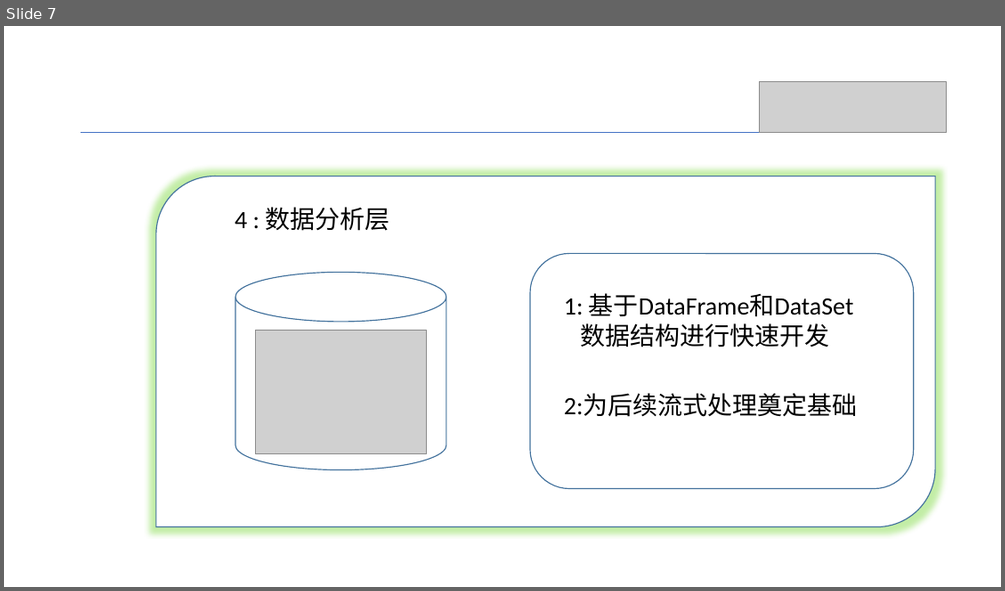
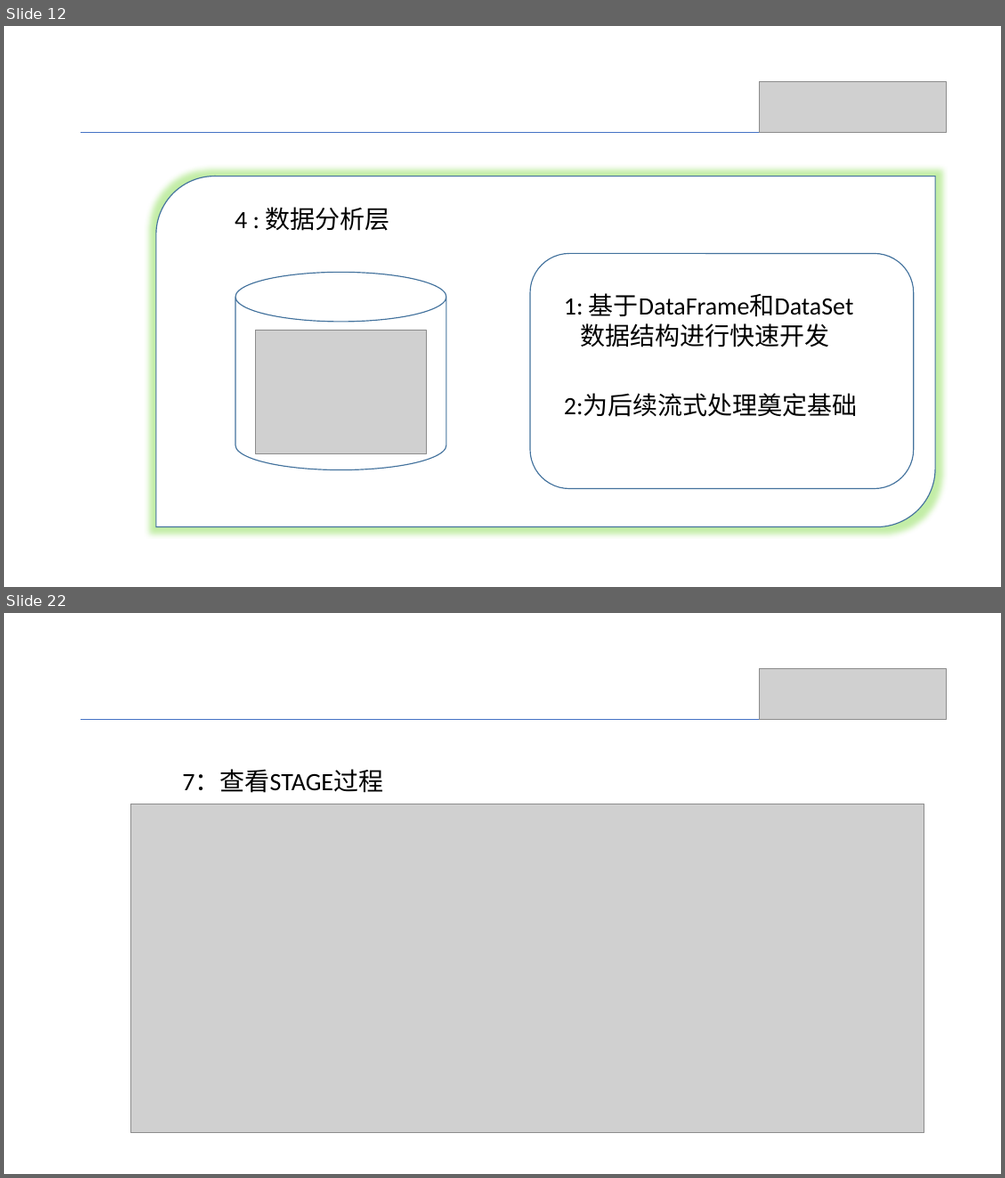
Before and after one commit to Shyekyo/event, a slide deck: src/resources/账务系统存储过程重构方案.pptx. Shown one above the other, each under a label of ours: slide 7 before the commit, slides 12 and 22 after it; the slides between them are not shown. The pictures are 1005x591 and 1005x1178 pixels, drawn with LibreOffice and Linux fonts; fonts in the diff are those of the drawing; grey boxes stand for pictures. Boxes give left, top, right and bottom in pixels: in the first picture for what was removed or moved away, otherwise in the second. Text is boxed around its words. In the diff, an @@ line names an element or a change of style, - is before the commit and + after.

```diff
--- a/src/resources/账务系统存储过程重构方案.pptx
+++ b/src/resources/账务系统存储过程重构方案.pptx
@@ slide 22 added at [4, 613, 1001, 1174], background #FFFFFF @@
@@ picture added at [760, 668, 947, 719] @@
@@ line added from (81, 720) to (947, 720), #4472C4 0.5 pt @@
@@ text added at [182, 770, 383, 793], 24 pt, text #000000 @@
+7：查看STAGE过程
@@ picture added at [131, 803, 924, 1132] @@
@@ what was slide 7 is now slide 12 @@
```
Also in this commit, not shown: 3 slides changed, 13 other slides added, 11 other files.
